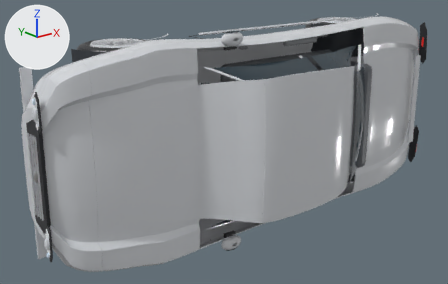
Before and after pictures for a commit that changed the OBJ model assets/gr86_blender_mesh.obj.
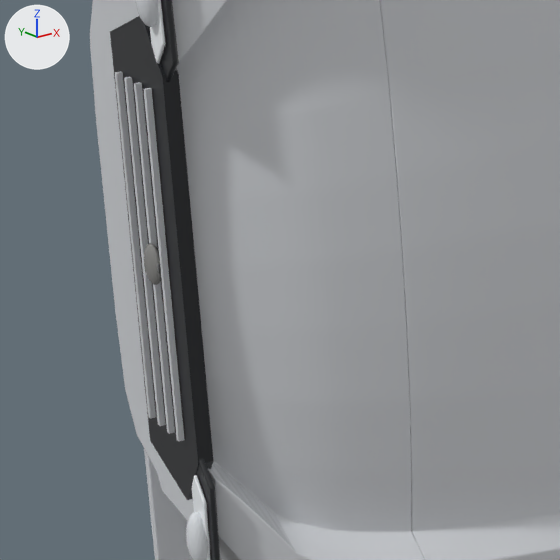
There are two pictures of each version: one whole from a 50 mm camera at (-3.689, -4.676, 1.54) aimed at (-0.32, -0.465, -0.144), one close up on the part from 0% to 30% of the width and 41% to 88% of the height. Every picture has the same lights, and +X, +Y and +Z are marked at upper left. The last two pictures show the newer version. Where no turn or scale is listed for an object, it has been applied to the vertices.

Script lines for the objects in view, before the commit:
```python
me_front_bumper = bpy.data.meshes.new('Front_Bumper')
me_front_bumper.from_pydata(...)  # 2334 vertices, 2300 faces; spans x -2.14..-1.81, y -0.9..-0.33, z -0.8..0.8
me_front_bumper.materials.append(mat_pearl_white)  # light grey #d7dade
me_grille_slat_0 = bpy.data.meshes.new('Grille_Slat_0')
me_grille_slat_0.from_pydata(...)  # a box spanning x -2.165..-2.155, y -0.59..-0.581, z -0.31..0.31
me_grille_slat_0.materials.append(mat_graphite_alloy)  # light grey #d7dade
me_grille_slat_1 = bpy.data.meshes.new('Grille_Slat_1')
me_grille_slat_1.from_pydata(...)  # a box spanning x -2.165..-2.155, y -0.629..-0.621, z -0.31..0.31
me_grille_slat_1.materials.append(mat_graphite_alloy)  # light grey #d7dade
me_grille_slat_2 = bpy.data.meshes.new('Grille_Slat_2')
me_grille_slat_2.from_pydata(...)  # a box spanning x -2.165..-2.155, y -0.669..-0.66, z -0.31..0.31
me_grille_slat_2.materials.append(mat_graphite_alloy)  # light grey #d7dade
me_grille_slat_3 = bpy.data.meshes.new('Grille_Slat_3')
me_grille_slat_3.from_pydata(...)  # a box spanning x -2.165..-2.155, y -0.71..-0.701, z -0.31..0.31
me_grille_slat_3.materials.append(mat_graphite_alloy)  # light grey #d7dade
ob_front_bumper = bpy.data.objects.new('Front_Bumper', me_front_bumper)
ob_front_bumper.location = (0.0, 0.0, 0.0)
ob_grille_slat_0 = bpy.data.objects.new('Grille_Slat_0', me_grille_slat_0)
ob_grille_slat_0.location = (0.0, 0.0, 0.0)
ob_grille_slat_1 = bpy.data.objects.new('Grille_Slat_1', me_grille_slat_1)
ob_grille_slat_1.location = (0.0, 0.0, 0.0)
ob_grille_slat_2 = bpy.data.objects.new('Grille_Slat_2', me_grille_slat_2)
ob_grille_slat_2.location = (0.0, 0.0, 0.0)
ob_grille_slat_3 = bpy.data.objects.new('Grille_Slat_3', me_grille_slat_3)
ob_grille_slat_3.location = (0.0, 0.0, 0.0)
# also in view: 'Front_Grille' at (-2.14, -0.65, 0.0); 'Headlamp_Bezel_-1' at (-2.147, -0.756, -0.475); 'Hood_Panel' at (-1.394, -0.901, 0.0); 'Headlamp_Projector_-1' at (-2.163, -0.752, -0.475); 'Front_Splitter' at (-2.08, -0.435, 0.0)
```
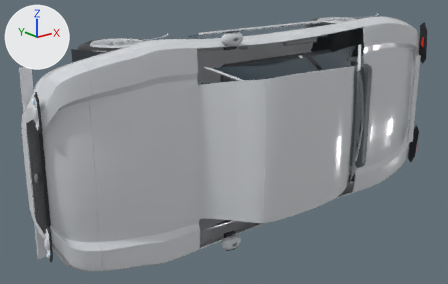
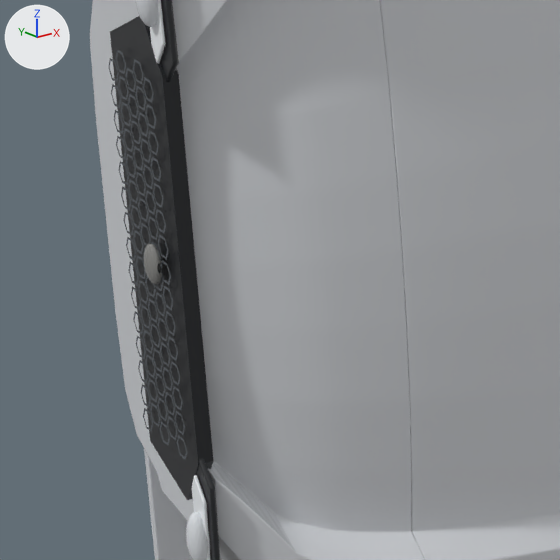
Scene script edits in JSON lines:
```json
{"op": "add", "block": "mat_grille_mesh", "code": ["mat_grille_mesh = principled_material('Grille_Mesh')", "mat_grille_mesh.base_color = (0.075, 0.09, 0.105)  # dark grey #4d555b", "mat_grille_mesh.roughness = 0.106"]}
{"op": "add", "block": "me_front_grille_honeycomb", "code": ["me_front_grille_honeycomb = bpy.data.meshes.new('Front_Grille_Honeycomb')", "me_front_grille_honeycomb.from_pydata(...)  # 900 vertices, 450 faces; spans x -2.164, y -0.74..-0.552, z -0.337..0.354", "me_front_grille_honeycomb.materials.append(mat_grille_mesh)  # dark grey #4d555b"]}
{"op": "remove", "block": "ob_grille_slat_0", "code": ["ob_grille_slat_0 = bpy.data.objects.new('Grille_Slat_0', me_grille_slat_0)", "ob_grille_slat_0.location = (0.0, 0.0, 0.0)"]}
{"op": "remove", "block": "ob_grille_slat_1", "code": ["ob_grille_slat_1 = bpy.data.objects.new('Grille_Slat_1', me_grille_slat_1)", "ob_grille_slat_1.location = (0.0, 0.0, 0.0)"]}
{"op": "remove", "block": "ob_grille_slat_2", "code": ["ob_grille_slat_2 = bpy.data.objects.new('Grille_Slat_2', me_grille_slat_2)", "ob_grille_slat_2.location = (0.0, 0.0, 0.0)"]}
{"op": "remove", "block": "ob_grille_slat_3", "code": ["ob_grille_slat_3 = bpy.data.objects.new('Grille_Slat_3', me_grille_slat_3)", "ob_grille_slat_3.location = (0.0, 0.0, 0.0)"]}
{"op": "add", "block": "ob_front_grille_honeycomb", "code": ["ob_front_grille_honeycomb = bpy.data.objects.new('Front_Grille_Honeycomb', me_front_grille_honeycomb)", "ob_front_grille_honeycomb.location = (0.0, 0.0, 0.0)"]}
```

Pixel boxes [x1, y1, x2, y2] of what changed, in the close-ups (560 x 560 px):
```json
{"object": "Front_Grille_Honeycomb", "change": "added", "after": [108, 50, 187, 460]}
{"object": "Grille_Slat_3", "change": "deleted", "before": [143, 88, 185, 441]}
{"object": "Grille_Slat_0", "change": "deleted", "before": [115, 71, 156, 419]}
{"object": "Grille_Slat_1", "change": "deleted", "before": [124, 77, 165, 426]}
{"object": "Grille_Slat_2", "change": "deleted", "before": [134, 82, 175, 434]}
```
